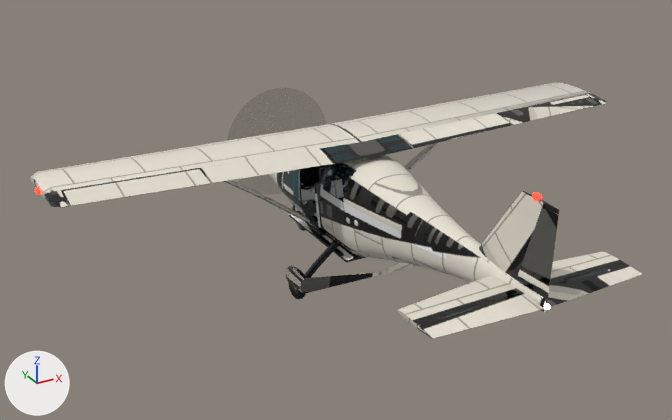
What one commit did to the glTF model game/assets/aircraft/gaviota_t2.glb.
Before and after are seen from a camera (50 mm lens) standing at (-6.19, -10.84, 6.42) and looking at (-0.55, -0.57, 1.28). Lighting does not change. The marker at lower left points along +X, +Y and +Z. The older version comes first. Objects named as collision shapes, trigger or cutter boxes, shadow casters or lower levels of detail are left out. Vertices at exactly the same position are counted once.

The first picture shows 'aileron_l', 'aileron_r', 'cockpit_lod0', 'elevator', 'flap_l', 'flap_r', 'gear_l', 'lod0', 'propeller_blur', 'rudder', 'wing_lod0' and 3 more.
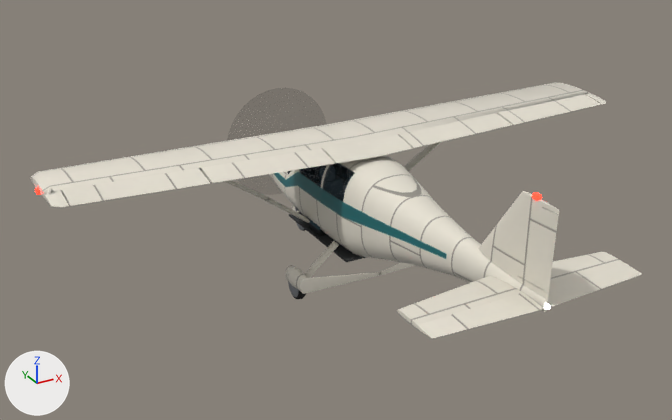
Location of each change, (x1, y1, x2, y2) in pixels of the pictures (672 x 420 px):
'door_fl', added
    after: (299, 165, 327, 234)
part 1 of me_aileron_r, surface changed (lighter)
    both: (498, 94, 601, 125)
part 2 of me_cockpit_lod0, surface changed
    both: (288, 171, 358, 262)
part 3 of me_elevator, surface changed
    both: (417, 264, 632, 339)
part 4 of me_flap_r, surface changed
    both: (399, 113, 512, 148)
part 5 of me_gear_l, surface changed (lighter)
    both: (285, 241, 376, 299)
part 6 of me_lod0, surface changed
    both: (35, 155, 559, 312)
part 7 of me_rudder, surface changed (lighter)
    both: (518, 207, 559, 293)
part 8 of me_wing_lod0, surface changed
    both: (31, 88, 626, 328)

The change, as a diff of the scene's bpy script:
```diff
--- a/game/assets/aircraft/gaviota_t2.glb.py
+++ b/game/assets/aircraft/gaviota_t2.glb.py
@@ me_aileron_r @@
 me_aileron_r.from_pydata(...)  # 24 vertices, 44 faces; spans x -0.86..0.86, y -0.39..0.01, z -0.01..0.12
+# me_aileron_r part 1: texture (UV) coordinates of 44 of 44 faces, centred in x -0.86..0.86, y -0.38..0.0, z 0.01..0.11, changed; they spanned u 0.0..0.95, v 0.13..0.74 and now span u 0.08..0.95, v 0.0..0.77
 me_aileron_r.materials.append(mat_paint_wing_source_source_source)
@@ me_cockpit_lod0 @@
 me_cockpit_lod0.from_pydata(...)  # 1394 vertices, 2580 faces; spans x -0.54..0.54, y -0.8..1.03, z 0.57..1.92
+# me_cockpit_lod0 part 2: texture (UV) coordinates of 2580 of 2580 faces, centred in x -0.54..0.54, y -0.8..1.03, z 0.57..1.92, changed; they spanned u 0.0..0.98, v 0.0..1.0 and now span u 0.0..0.99, v 0.0..1.0
 me_cockpit_lod0.materials.append(mat_atlas)
@@ me_elevator @@
 me_elevator.from_pydata(...)  # 48 vertices, 88 faces; spans x -1.45..1.45, y -0.36..0.0, z -0.03..0.03
+# me_elevator part 3: texture (UV) coordinates of 88 of 88 faces, centred in x -1.45..1.45, y -0.33..-0.01, z -0.03..0.03, changed; they spanned u 0.01..0.97, v 0.01..0.96 and now span u 0.09..0.98, v 0.0..0.81
 me_elevator.materials.append(mat_paint_wing_source_source_source_source_source)
@@ me_flap_r @@
 me_flap_r.from_pydata(...)  # 24 vertices, 44 faces; spans x -0.87..0.86, y -0.41..0.01, z -0.03..0.12
+# me_flap_r part 4: texture (UV) coordinates of 44 of 44 faces, centred in x -0.87..0.86, y -0.4..0.0, z -0.01..0.1, changed; they spanned u 0.06..0.95, v 0.0..0.95 and now span u 0.01..0.95, v 0.0..0.56
 me_flap_r.materials.append(mat_paint_wing_source)
@@ me_gear_l @@
 me_gear_l.from_pydata(...)  # 254 vertices, 496 faces; spans x -0.78..0.435, y -0.47..0.25, z -0.66..0.025
+# me_gear_l part 5: texture (UV) coordinates of 496 of 496 faces, centred in x -0.772..0.434, y -0.47..0.25, z -0.657..0.014, changed; they spanned u 0.15..0.97, v 0.13..0.98 and now span u 0.0..0.99, v 0.18..0.98
 me_gear_l.materials.append(mat_paint_source_source_source_source_source)
@@ me_lod0 @@
 me_lod0.from_pydata(...)  # 950 vertices, 1844 faces; spans x -4.34..4.34, y -4.3..2.3, z 0.55..2.65
+# me_lod0 part 6: texture (UV) coordinates of 1650 of 1844 faces, centred in x -4.34..4.34, y -4.3..2.3, z 0.56..2.65, changed; they spanned u 0.0..0.98, v 0.0..0.99 and now span u 0.0..0.99, v 0.0..1.0
 me_lod0.materials.append(mat_paint)
@@ me_rudder @@
 me_rudder.from_pydata(...)  # 24 vertices, 44 faces; spans x -0.04..0.04, y -0.53..-0.037, z 0.13..1.04
+# me_rudder part 7: texture (UV) coordinates of 44 of 44 faces, centred in x -0.034..0.031, y -0.522..-0.068, z 0.13..1.04, changed; they spanned u 0.08..0.98, v 0.01..0.92 and now span u 0.07..0.94, v 0.44..0.88
 me_rudder.materials.append(mat_paint_source_source)
@@ me_wing_lod0 @@
 me_wing_lod0.from_pydata(...)  # 304 vertices, 646 faces; spans x -4.3..4.3, y -3.96..0.75, z 0.71..2.2
+# me_wing_lod0 part 8: texture (UV) coordinates of 642 of 646 faces, centred in x -4.3..4.3, y -3.93..0.74, z 0.73..2.19, changed; they spanned u 0.0..0.95, v 0.0..0.97 and now span u 0.1..0.99, v 0.0..0.99
 me_wing_lod0.materials.append(mat_paint_wing)
@@ ob_door_fl @@
+ob_door_fl = bpy.data.objects.new('door_fl', me_door_fl)  # 36 vertices, 32 faces; spans x 0.0..0.212, y -0.65..0.0, z -0.614..0.614; in mat_glass (dark blue #2a3b44)
+ob_door_fl.location = (-0.57, 0.5, 1.25)
```
